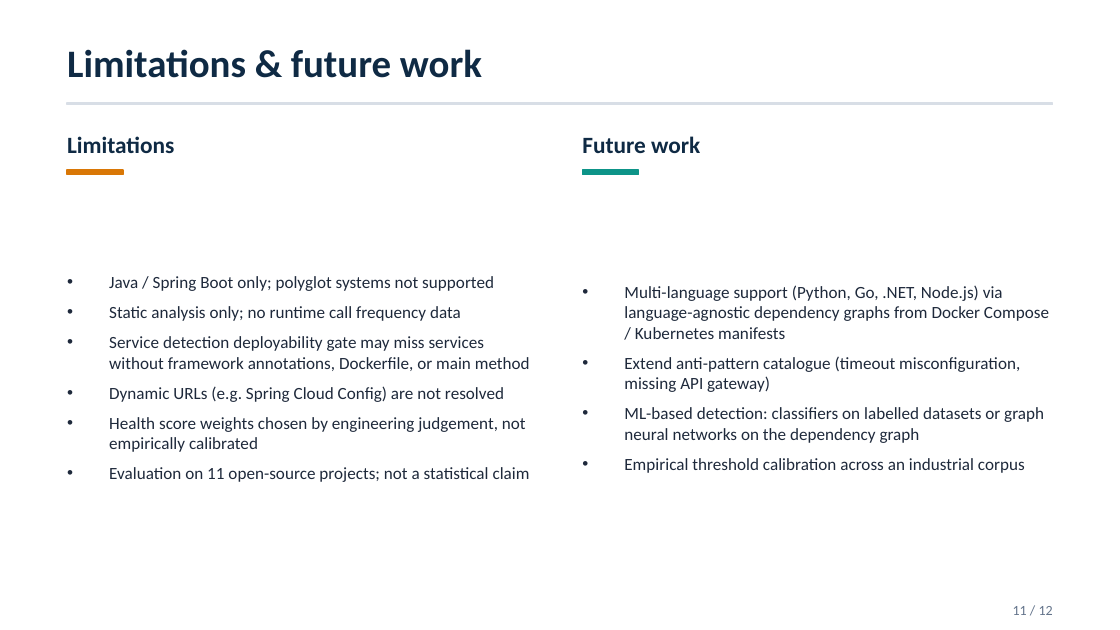
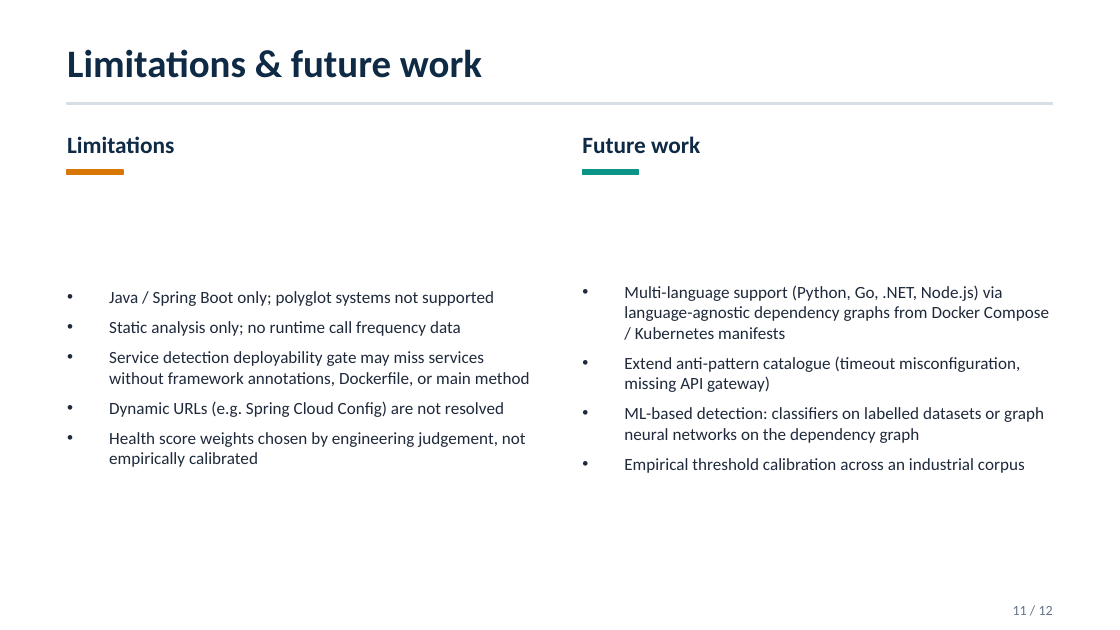
Before and after one commit to andrei45635/dissertation_backend, a slide deck: slide 11 of thesis/presentation/MSA_Detector_Defense_v2.pptx. Drawn at 1120x630 pixels with LibreOffice and Linux fonts; fonts in the diff are those of the drawing. Boxes give left, top, right and bottom in pixels: in the first picture for what was removed or moved away, otherwise in the second. Text is boxed around its words. In the diff, an @@ line names an element or a change of style, - is before the commit and + after.

```diff
--- a/thesis/presentation/MSA_Detector_Defense_v2.pptx
+++ b/thesis/presentation/MSA_Detector_Defense_v2.pptx
@@ text at [109, 467, 530, 482]: paragraph removed @@
-• Evaluation on 11 open-source projects; not a statistical claim
```
Also in this commit, not shown: 3 other slides changed, 1 other file.
